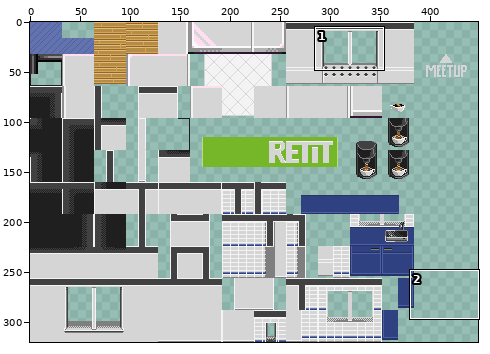
Edited in one commit: sprite sheet (office_tileset.png). Above: a wide view before the commit, with the close-up outlined.
Close-up. Before the edit:
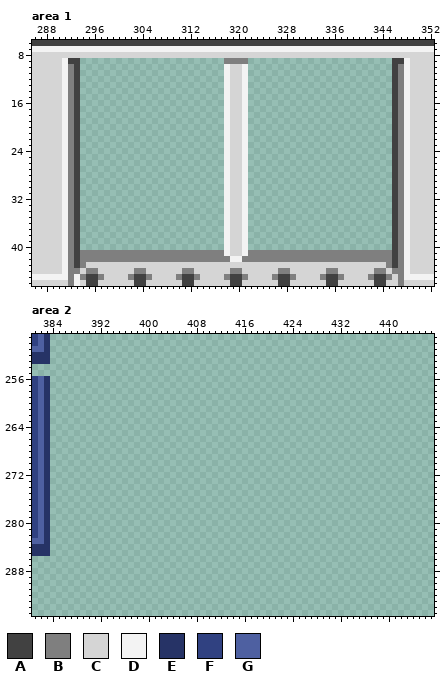
The file is 448x320 pixels. Colours within 5 levels of each other are drawn and written as one. Shown: area 1: x 286..352, y 6..46; area 2: x 381..447, y 249..295. The commit also changed other parts of the picture, which this record leaves out.
Palette (. is transparent): A #414141  B #7f7f7f  C #d5d5d5  D #f3f3f3  E #263366  F #304181  G #4e60a1
Pixels before, area 1 (only the part around the change), first column x 290:
 7 DDDDDDDDDDDDDDDDDDDDDDDDDDDDDDDDDDDDDDDDDDDDDDDDDDDDDDDDDDDDDDD
 8 CCCCCCCCCCCCCCCCCCCCCCCCCCCCCCCCCCCCCCCCCCCCCCCCCCCCCCCCCCCCCCC
 9 CDAA........................BBBB........................AADCCCC
10 CDBA........................DCCD........................ABDCCCC
11 CDBA........................DCCD........................ABDCCCC
12 CDBA........................DCCD........................ABDCCCC
13 CDBA........................DCCD........................ABDCCCC
14 CDBA........................DCCD........................ABDCCCC
15 CDBA........................DCCD........................ABDCCCC
16 CDBA........................DCCD........................ABDCCCC
17 CDBA........................DCCD........................ABDCCCC
18 CDBA........................DCCD........................ABDCCCC
19 CDBA........................DCCD........................ABDCCCC
20 CDBA........................DCCD........................ABDCCCC
21 CDBA........................DCCD........................ABDCCCC
22 CDBA........................DCCD........................ABDCCCC
23 CDBA........................DCCD........................ABDCCCC
24 CDBA........................DCCD........................ABDCCCC
25 CDBA........................DCCD........................ABDCCCC
26 CDBA........................DCCD........................ABDCCCC
27 CDBA........................DCCD........................ABDCCCC
28 CDBA........................DCCD........................ABDCCCC
29 CDBA........................DCCD........................ABDCCCC
30 CDBA........................DCCD........................ABDCCCC
31 CDBA........................DCCD........................ABDCCCC
32 CDBA........................DCCD........................ABDCCCC
33 CDBA........................DCCD........................ABDCCCC
34 CDBA........................DCCD........................ABDCCCC
35 CDBA........................DCCD........................ABDCCCC
36 CDBA........................DCCD........................ABDCCCC
37 CDBA........................DCCD........................ABDCCCC
38 CDBA........................DCCD........................ABDCCCC
39 CDBA........................DCCD........................ABDCCCC
40 CDBA........................DCCD........................ABDCCCC
41 CDBABBBBBBBBBBBBBBBBBBBBBBBBDCCDBBBBBBBBBBBBBBBBBBBBBBBBABDCCCC
42 CDBABBBBBBBBBBBBBBBBBBBBBBBBBDDBBBBBBBBBBBBBBBBBBBBBBBBBABDCCCC
43 CDBABCCCCCCCCCCCCCCCCCCCCCCCCCCCCCCCCCCCCCCCCCCCCCCCCCCBABDCCCC
44 CDBBCBBCCCCCCBBCCCCCCBBCCCCCCBBCCCCCCBBCCCCCCBBCCCCCCBBCBBDCCCC
45 DDBDBAABCCCCBAABCCCCBAABCCCCBAABCCCCBAABCCCCBAABCCCCBAABCBDDDDD
46 CCBDCAACCCCCCAACCCCCCAACCCCCCAACCCCCCAACCCCCCAACCCCCCAACCBCCCCC
Pixels before, area 2 (only the part around the change), first column x 381:
253 EEE................................................................
254 ...................................................................
255 ...................................................................
256 FGE................................................................
257 FGE................................................................
258 FGE................................................................
259 FGE................................................................
260 FGE................................................................
261 FGE................................................................
262 FGE................................................................
263 FGE................................................................
264 FGE................................................................
265 FGE................................................................
266 FGE................................................................
267 FGE................................................................
268 FGE................................................................
269 FGE................................................................
270 FGE................................................................
271 FGE................................................................
272 FGE................................................................
273 FGE................................................................
274 FGE................................................................
275 FGE................................................................
276 FGE................................................................
277 FGE................................................................
278 FGE................................................................
279 FGE................................................................
280 FGE................................................................
281 FGE................................................................
282 FGE................................................................
283 GGE................................................................
284 EEE................................................................
285 EEE................................................................
286 ...................................................................
287 ...................................................................
288 ...................................................................
289 ...................................................................
290 ...................................................................
291 ...................................................................
292 ...................................................................
293 ...................................................................
294 ...................................................................
295 ...................................................................
The result:
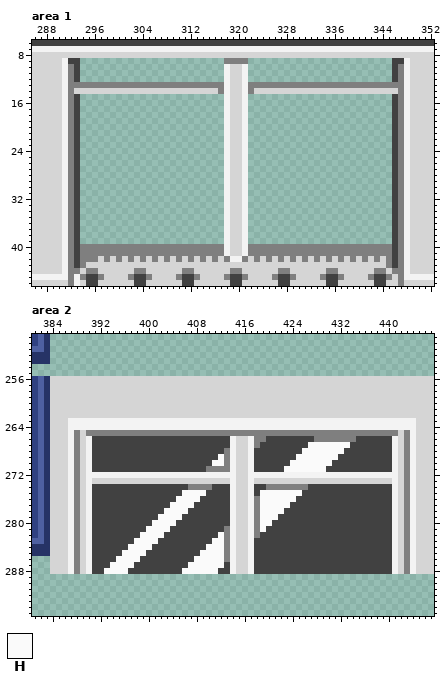
Colours new in this view: H #fafafa
The edit:
Area 1:
y 13: x 293..317 A........................ -> BBBBBBBBBBBBBBBBBBBBBBBBB; x 322..346 ........................A -> BBBBBBBBBBBBBBBBBBBBBBBBB
y 14: x 293..317 A........................ -> CCCCCCCCCCCCCCCCCCCCCCCCB; x 322..346 ........................A -> BCCCCCCCCCCCCCCCCCCCCCCCC
y 40: x 294..317 ........................ -> BBBBBBBBBBBBBBBBBBBBBBBB; x 322..345 ........................ -> BBBBBBBBBBBBBBBBBBBBBBBB
y 42: x 297 B -> C; x 299 B -> C; x 301 B -> C; x 303 B -> C; x 305 B -> C; x 307 B -> C; x 309 B -> C; x 311 B -> C; x 313 B -> C; x 315 B -> C; x 317 B -> C; x 322 B -> C; x 324 B -> C; x 326 B -> C; x 328 B -> C; x 330 B -> C; x 332 B -> C; x 334 B -> C; x 336 B -> C; x 338 B -> C; x 340 B -> C; x 342 B -> C; x 344 B -> C
Area 2:
y 256..262: x 384..447 ................................................................ -> CCCCCCCCCCCCCCCCCCCCCCCCCCCCCCCCCCCCCCCCCCCCCCCCCCCCCCCCCCCCCCCC
y 263..264: x 384..447 ................................................................ -> CCCDDDDDDDDDDDDDDDDDDDDDDDDDDDDDDDDDDDDDDDDDDDDDDDDDDDDDDDDDDCCC
y 265: x 384..447 ................................................................ -> CCCDBCBBBBBBBBBBBBBBBBBBBBBBBBBBBBBBBBBBBBBBBBBBBBBBBBBBBBCBDCCC
y 266: x 384..447 ................................................................ -> CCCDBCDAAAAAAAAAAAAAAAAAAAAAAADCCDBBAAAAAAAABBBBBBBAAAAAADCBDCCC
y 267: x 384..447 ................................................................ -> CCCDBCDAAAAAAAAAAAAAAAAAAAAAAADCCDBAAAAAAAAHHHHHHHAAAAAAADCBDCCC
y 268: x 384..447 ................................................................ -> CCCDBCDAAAAAAAAAAAAAAAAAAAAAABDCCDAAAAAAAAHHHHHHHAAAAAAAADCBDCCC
y 269: x 384..447 ................................................................ -> CCCDBCDAAAAAAAAAAAAAAAAAAAAAHBDCCDAAAAAAAHHHHHHHAAAAAAAAADCBDCCC
y 270: x 384..447 ................................................................ -> CCCDBCDAAAAAAAAAAAAAAAAAAAAHHBDCCDAAAAAAHHHHHHHAAAAAAAAAADCBDCCC
y 271: x 384..447 ................................................................ -> CCCDBCDAAAAAAAAAAAAAAAAAAABBBBDCCDAAAAAHHHHHHHAAAAAAAAAAADCBDCCC
y 272: x 384..447 ................................................................ -> CCCDBCDDDDDDDDDDDDDDDDDDDDDDDDDCCDDDDDDDDDDDDDDDDDDDDDDDDDCBDCCC
y 273: x 384..447 ................................................................ -> CCCDBCDCCCCCCCCCCCCCCCCCCCCCCCDCCDCCCCCCCCCCCCCCCCCCCCCCCDCBDCCC
y 274: x 384..447 ................................................................ -> CCCDBCDAAAAAAAAAAAAAAAABBBBAAADCCDAABBBBBBBAAAAAAAAAAAAAADCBDCCC
y 275: x 384..447 ................................................................ -> CCCDBCDAAAAAAAAAAAAAAAHHHHAAAADCCDAHHHHHHHAAAAAAAAAAAAAAADCBDCCC
y 276: x 384..447 ................................................................ -> CCCDBCDAAAAAAAAAAAAAAHHHHAAAAADCCDBHHHHHHAAAAAAAAAAAAAAAADCBDCCC
y 277: x 384..447 ................................................................ -> CCCDBCDAAAAAAAAAAAAAHHHHAAAAAADCCDBHHHHHAAAAAAAAAAAAAAAAADCBDCCC
y 278: x 384..447 ................................................................ -> CCCDBCDAAAAAAAAAAAAHHHHAAAAAAADCCDBHHHHAAAAAAAAAAAAAAAAAADCBDCCC
y 279: x 384..447 ................................................................ -> CCCDBCDAAAAAAAAAAAHHHHAAAAAAAADCCDBHHHAAAAAAAAAAAAAAAAAAADCBDCCC
y 280: x 384..447 ................................................................ -> CCCDBCDAAAAAAAAAAHHHHAAAAAAAAADCCDBHHAAAAAAAAAAAAAAAAAAAADCBDCCC
y 281: x 384..447 ................................................................ -> CCCDBCDAAAAAAAAAHHHHAAAAAAAAABDCCDBHAAAAAAAAAAAAAAAAAAAAADCBDCCC
y 282: x 384..447 ................................................................ -> CCCDBCDAAAAAAAAHHHHAAAAAAAAAHBDCCDBAAAAAAAAAAAAAAAAAAAAAADCBDCCC
y 283: x 384..447 ................................................................ -> CCCDBCDAAAAAAAHHHHAAAAAAAAAHHBDCCDAAAAAAAAAAAAAAAAAAAAAAADCBDCCC
y 284: x 384..447 ................................................................ -> CCCDBCDAAAAAAHHHHAAAAAAAAAHHHBDCCDAAAAAAAAAAAAAAAAAAAAAAADCBDCCC
y 285: x 384..447 ................................................................ -> CCCDBCDAAAAAHHHHAAAAAAAAAHHHHBDCCDAAAAAAAAAAAAAAAAAAAAAAADCBDCCC
y 286: x 384..447 ................................................................ -> CCCDBCDAAAAHHHHAAAAAAAAAHHHHHBDCCDAAAAAAAAAAAAAAAAAAAAAAADCBDCCC
y 287: x 384..447 ................................................................ -> CCCDBCDAAAHHHHAAAAAAAAAHHHHHHADCCDAAAAAAAAAAAAAAAAAAAAAAADCBDCCC
y 288: x 384..447 ................................................................ -> CCCDBCDAAHHHHAAAAAAAAAHHHHHHAADCCDAAAAAAAAAAAAAAAAAAAAAAADCBDCCC
Where, in picture pixels (left, top, right, bottom), the same in both close-ups:
changed: (74, 82, 224, 94)
changed: (248, 82, 398, 94)
changed: (80, 244, 224, 262)
changed: (248, 244, 392, 262)
added: (50, 376, 434, 574)
